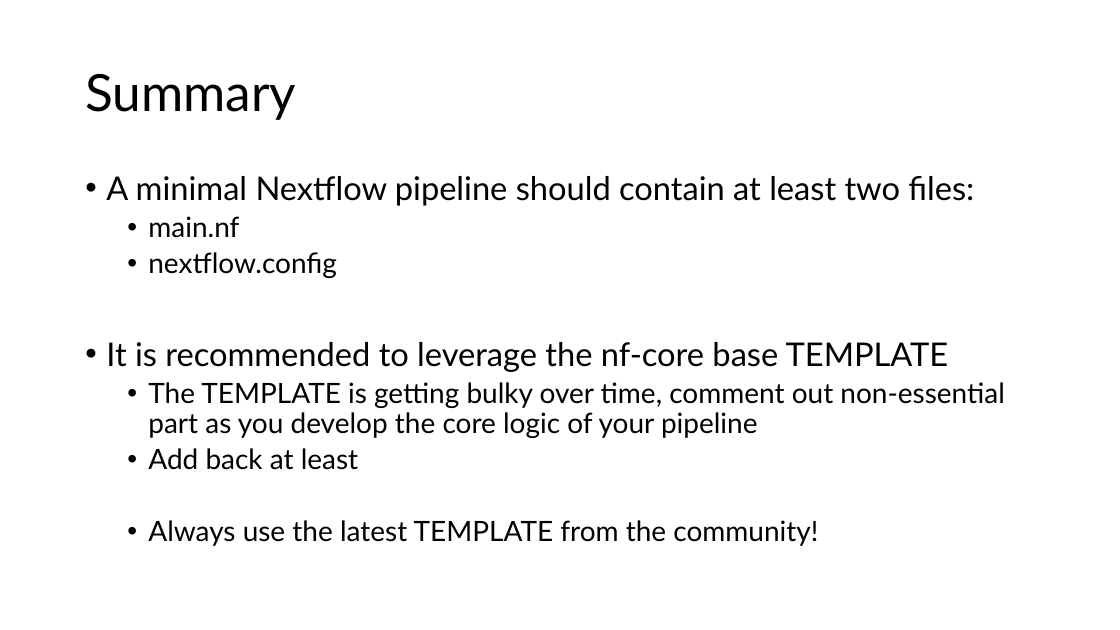
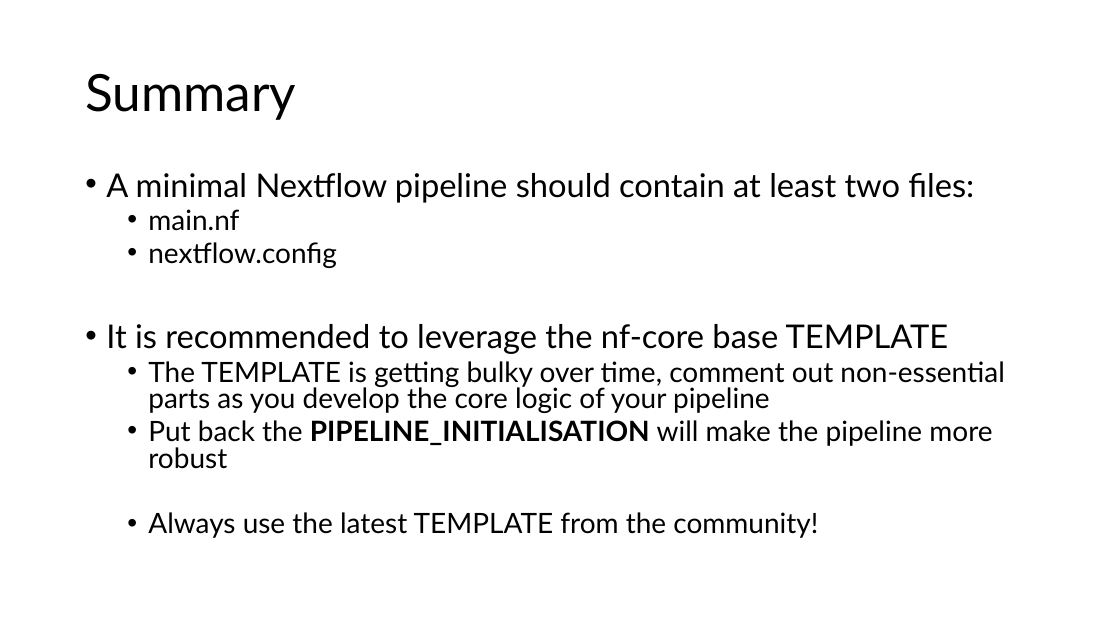
Before and after one commit to hukai916/nextflow_learn, a slide deck: slide 22 of nfcore_template.pptx. Drawn at 1120x630 pixels with LibreOffice and Linux fonts; fonts in the diff are those of the drawing. Boxes give left, top, right and bottom in pixels: in the first picture for what was removed or moved away, otherwise in the second. Text is boxed around its words. In the diff, an @@ line names an element or a change of style, - is before the commit and + after.

```diff
--- a/nfcore_template.pptx
+++ b/nfcore_template.pptx
@@ text at [106,173,974,538]: line spacing 0.9 to 0.8 @@
@@ text at [148,361,1005,469]: text changed @@
-  • The TEMPLATE is getting bulky over time, comment out non-essential part as you develop the core logic of your pipeline
-  • Add back at least
+  • The TEMPLATE is getting bulky over time, comment out non-essential parts as you develop the core logic of your pipeline
+  • Put back the PIPELINE_INITIALISATION will make the pipeline more robust
```
Also in this commit, not shown: 1 other slide changed, 1 other file.
